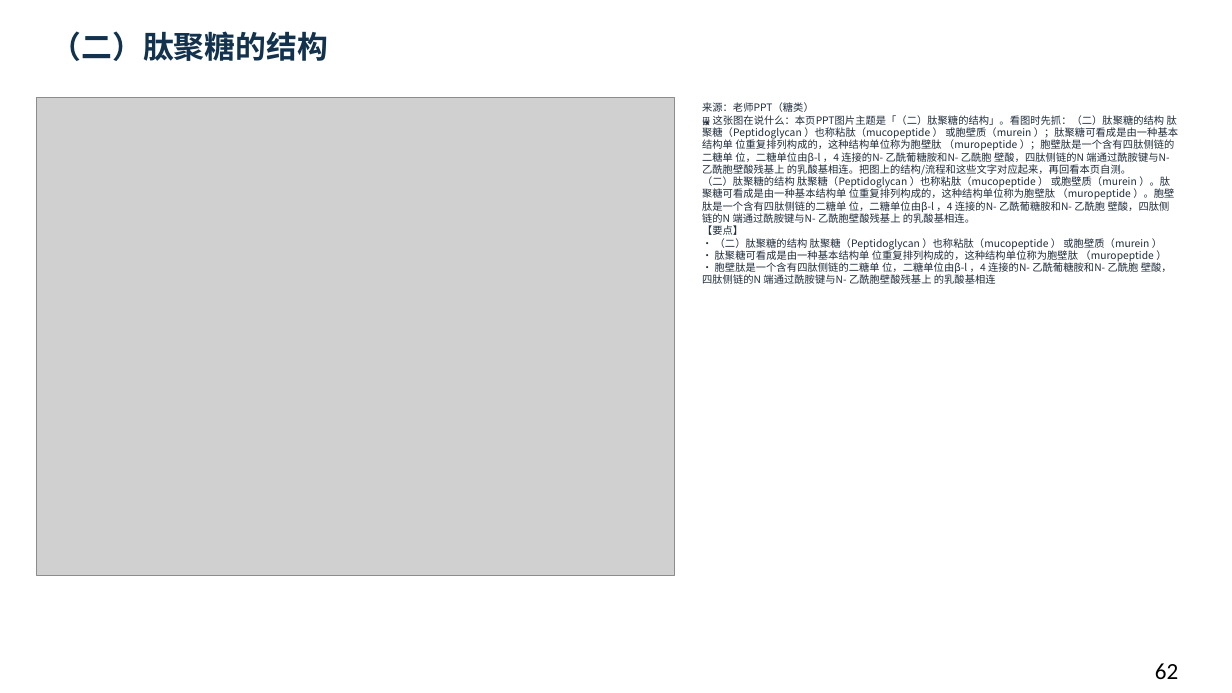
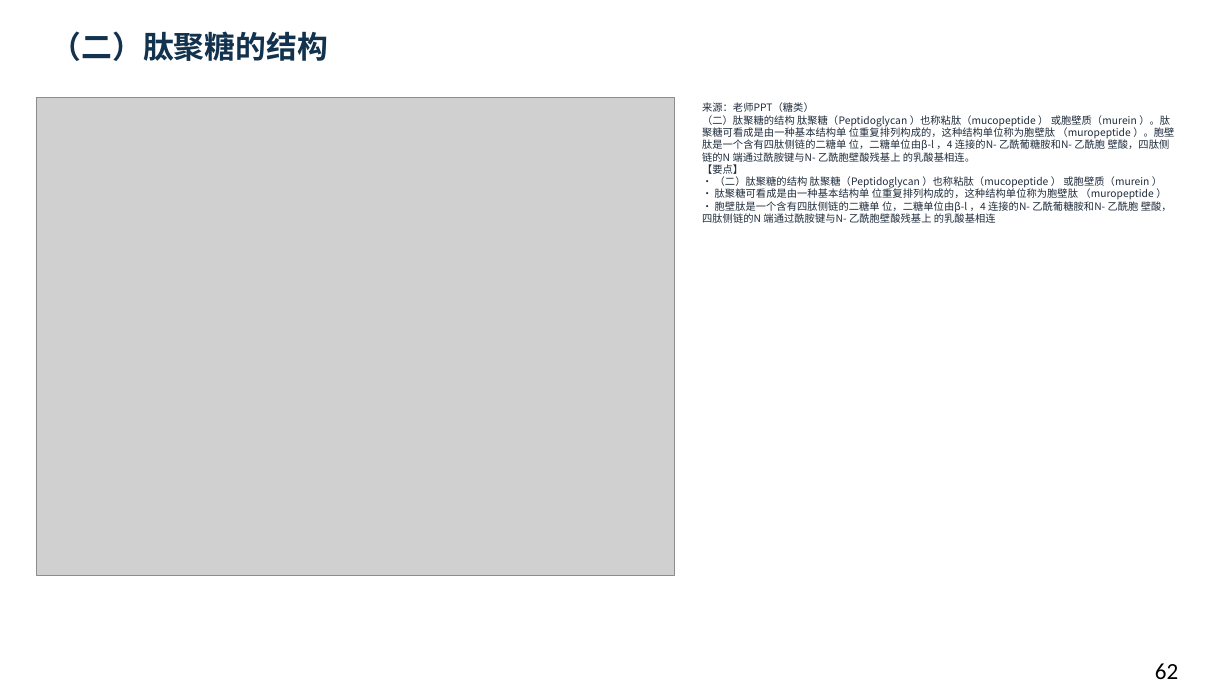
Before and after one commit to newkan-li/Biochemistry, a slide deck: slide 62 of downloads/bc09-ai-style.pptx. Drawn at 1232x693 pixels with LibreOffice and Linux fonts; fonts in the diff are those of the drawing; grey boxes stand for pictures. Boxes give left, top, right and bottom in pixels: in the first picture for what was removed or moved away, otherwise in the second. Text is boxed around its words. In the diff, an @@ line names an element or a change of style, - is before the commit and + after.

```diff
--- a/downloads/bc09-ai-style.pptx
+++ b/downloads/bc09-ai-style.pptx
@@ text at (702, 102, 1174, 223): text changed @@
-来源：老师PPT（糖类）
-🖼 这张图在说什么：本页PPT图片主题是「（二）肽聚糖的结构」。看图时先抓：（二）肽聚糖的结构 肽聚糖（Peptidoglycan ）也称粘肽（mucopeptide ） 或胞壁质（murein ）；肽聚糖可看成是由一种基本结构单 位重复排列构成的，这种结构单位称为胞壁肽 （muropeptide ）；胞壁肽是一个含有四肽侧链的二糖单 位，二糖单位由β-l ，4 连接的N- 乙酰葡糖胺和N- 乙酰胞 壁酸，四肽侧链的N 端通过酰胺键与N- 乙酰胞壁酸残基上 的乳酸基相连。把图上的结构/流程和这些文字对应起来，再回看本页自测。
-（二）肽聚糖的结构 肽聚糖（Peptidoglycan ）也称粘肽（mucopeptide ） 或胞壁质（murein ）。肽聚糖可看成是由一种基本结构单 位重复排列构成的，这种结构单位称为胞壁肽 （muropeptide ）。胞壁肽是一个含有四肽侧链的二糖单 位，二糖单位由β-l ，4 连接的N- 乙酰葡糖胺和N- 乙酰胞 壁酸，四肽侧链的N 端通过酰胺键与N- 乙酰胞壁酸残基上 的乳酸基相连。
-【要点】
-• （二）肽聚糖的结构 肽聚糖（Peptidoglycan ）也称粘肽（mucopeptide ） 或胞壁质（murein ）
-• 肽聚糖可看成是由一种基本结构单 位重复排列构成的，这种结构单位称为胞壁肽 （muropeptide ）
-• 胞壁肽是一个含有四肽侧链的二糖单 位，二糖单位由β-l ，4 连接的N- 乙酰葡糖胺和N- 乙酰胞 壁酸，四肽侧链的N 端通过酰胺键与N- 乙酰胞壁酸残基上 的乳酸基相连
+来源：老师PPT（糖类）
+（二）肽聚糖的结构 肽聚糖（Peptidoglycan ）也称粘肽（mucopeptide ） 或胞壁质（murein ）。肽聚糖可看成是由一种基本结构单 位重复排列构成的，这种结构单位称为胞壁肽 （muropeptide ）。胞壁肽是一个含有四肽侧链的二糖单 位，二糖单位由β-l ，4 连接的N- 乙酰葡糖胺和N- 乙酰胞 壁酸，四肽侧链的N 端通过酰胺键与N- 乙酰胞壁酸残基上 的乳酸基相连。
+【要点】
+• （二）肽聚糖的结构 肽聚糖（Peptidoglycan ）也称粘肽（mucopeptide ） 或胞壁质（murein ）
+• 肽聚糖可看成是由一种基本结构单 位重复排列构成的，这种结构单位称为胞壁肽 （muropeptide ）
+• 胞壁肽是一个含有四肽侧链的二糖单 位，二糖单位由β-l ，4 连接的N- 乙酰葡糖胺和N- 乙酰胞 壁酸，四肽侧链的N 端通过酰胺键与N- 乙酰胞壁酸残基上 的乳酸基相连
```
Also in this commit, not shown: 56 other slides changed, 20 other files.
